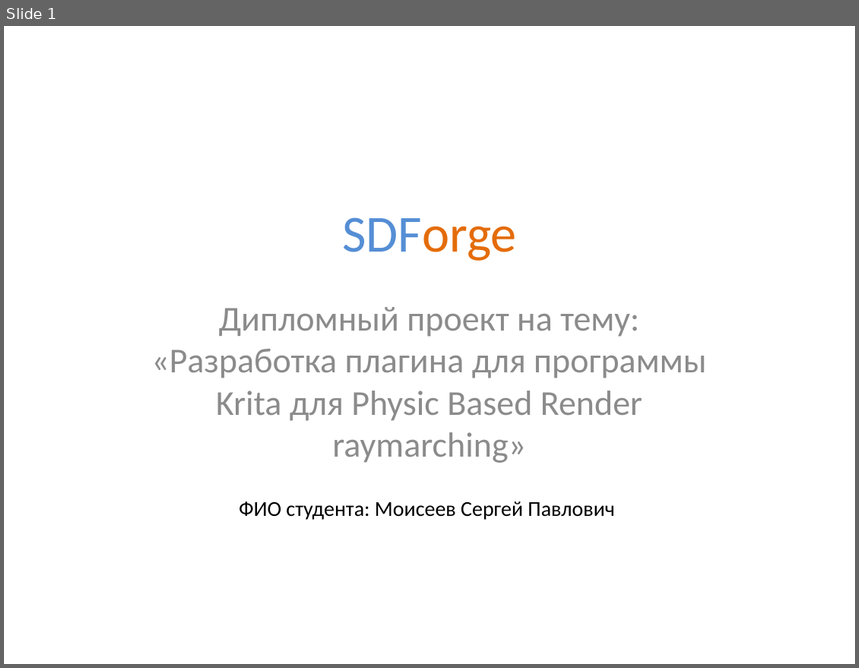
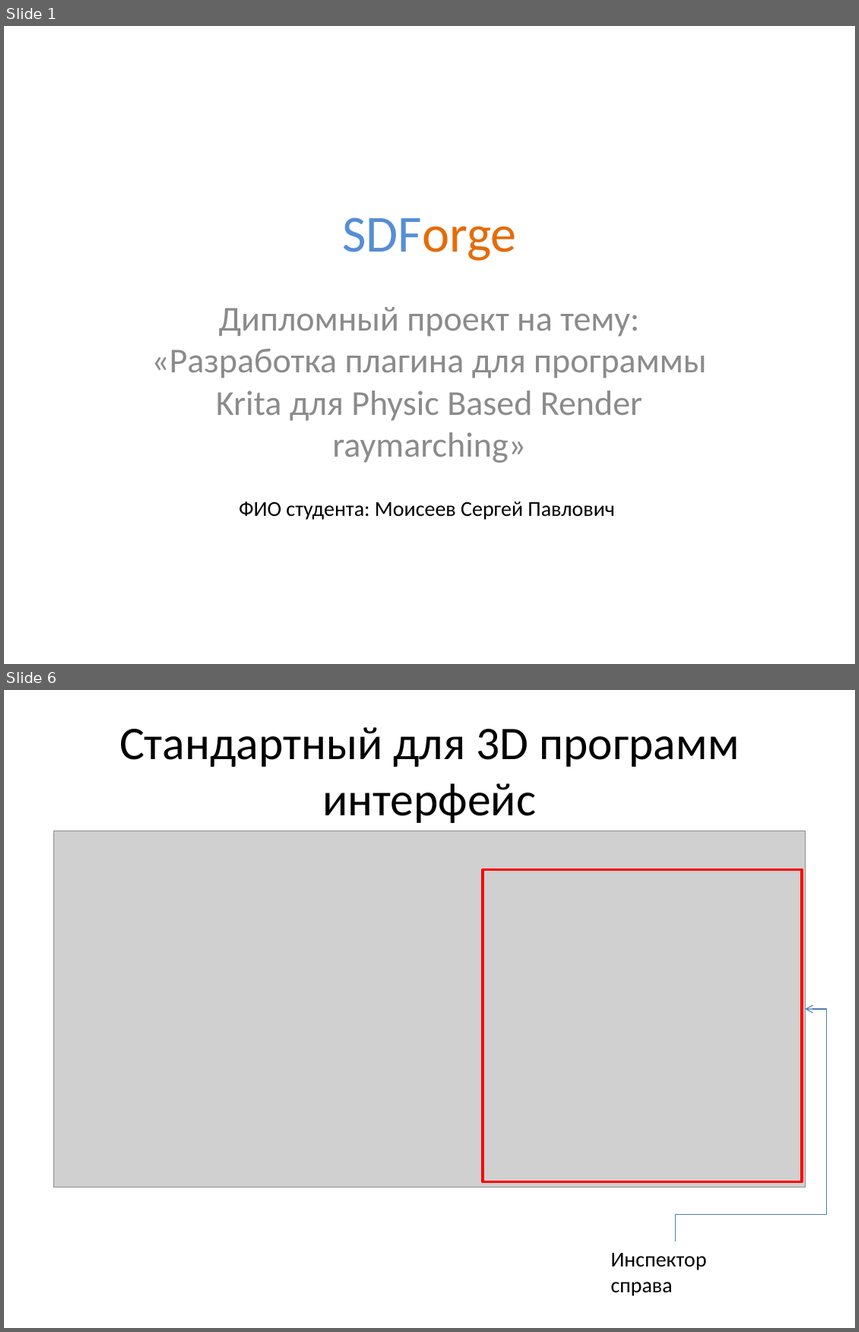
Before and after one commit to lomovoyPlayer/SDForge, a slide deck: SDForge/docs/SDForge Презентация.pptx. Shown one above the other, each under a label of ours: slide 1 before the commit, slides 1 and 6 after it; the slides between them are not shown. The pictures are 859x668 and 859x1332 pixels, drawn with LibreOffice and Linux fonts; fonts in the diff are those of the drawing; grey boxes stand for pictures. Boxes give left, top, right and bottom in pixels: in the first picture for what was removed or moved away, otherwise in the second. Text is boxed around its words. In the diff, an @@ line names an element or a change of style, - is before the commit and + after.

```diff
--- a/SDForge/docs/SDForge Презентация.pptx
+++ b/SDForge/docs/SDForge Презентация.pptx
@@ slide 6 added at [4,690,855,1328], background #FFFFFF @@
@@ title added at [120,727,739,823], 39.6 pt, text #000000 @@
+Стандартный для 3D программ интерфейс
@@ picture added at [54,831,806,1187] @@
@@ rectangle added at [484,869,803,1182], outline #FF0000 2 pt @@
@@ elbow arrow added from (676, 1242) to (805, 1009), #4B7EBC 0.75 pt @@
@@ text added at [611,1253,707,1296], 18 pt, text #000000 @@
+Инспектор справа
```
Also in this commit, not shown: 23 other slides added, 1 slide removed, 3 other files.
